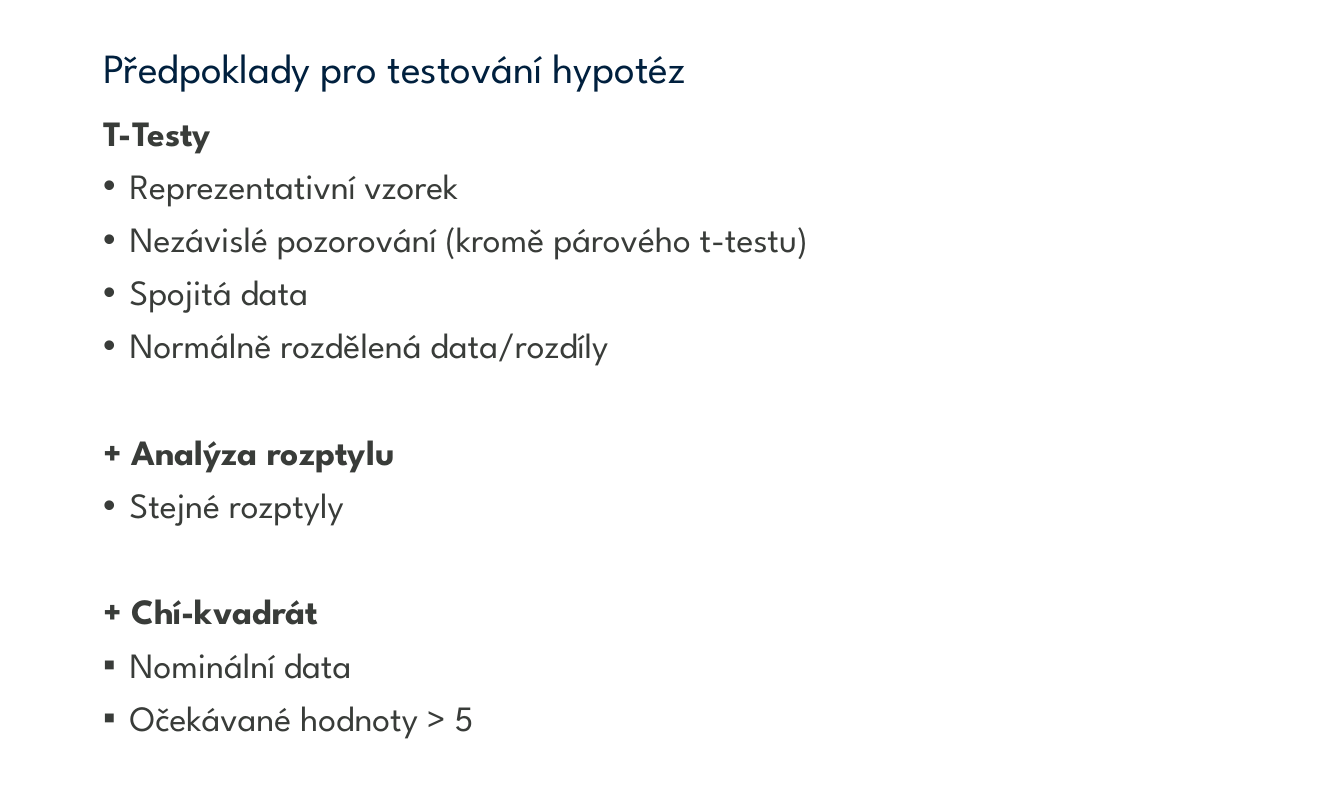
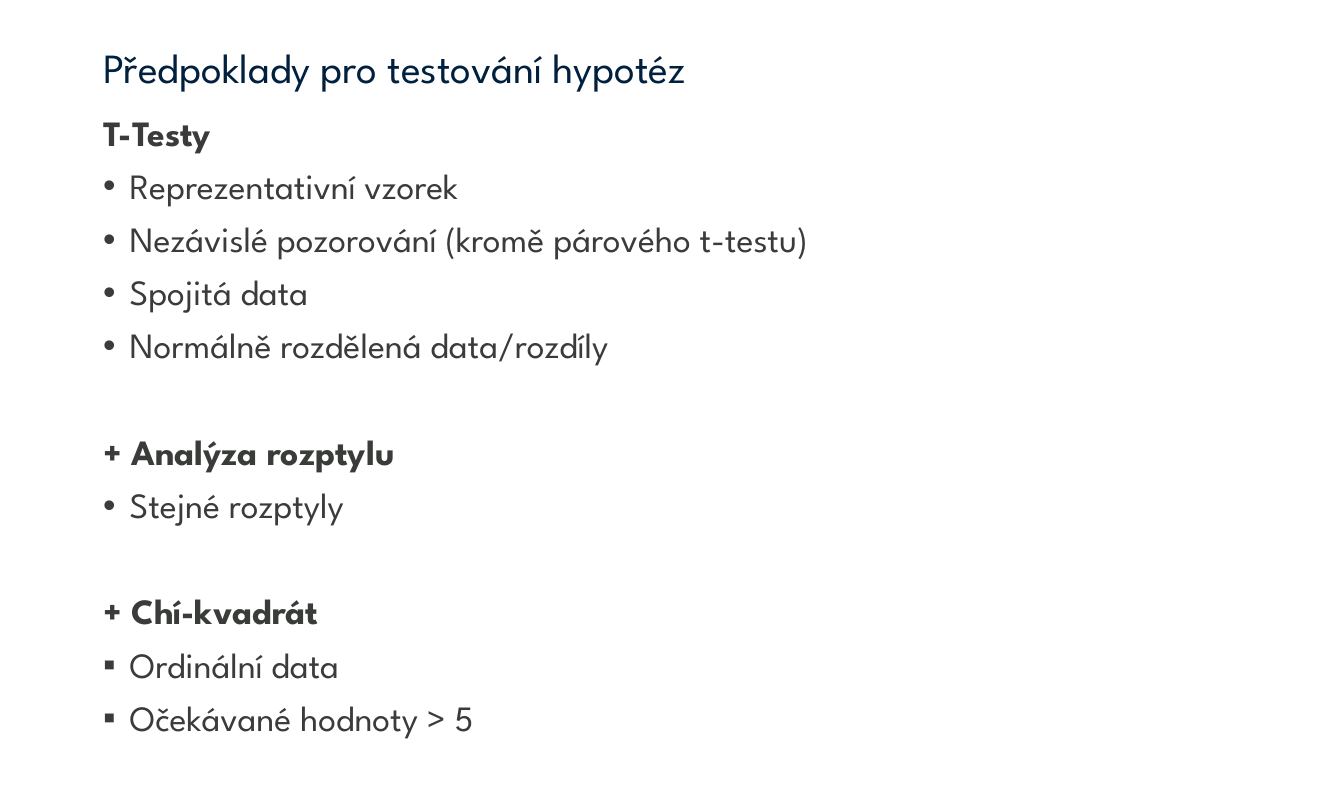
Before and after one commit to MichalLauer/datova-analyza-excel, a slide deck: slide 15 of Prezentace/3_Testovani_hypotez.pptx. Drawn at 1344x800 pixels with LibreOffice and Linux fonts; fonts in the diff are those of the drawing; background and template pictures are left out. Boxes give left, top, right and bottom in pixels: in the first picture for what was removed or moved away, otherwise in the second. Text is boxed around its words. In the diff, an @@ line names an element or a change of style, - is before the commit and + after.

```diff
--- a/Prezentace/3_Testovani_hypotez.pptx
+++ b/Prezentace/3_Testovani_hypotez.pptx
@@ text at <box>130,653,339,679</box>: text changed @@
-▪ Nominální data
+▪ Ordinální data
```
Also in this commit, not shown: 7 other files.
